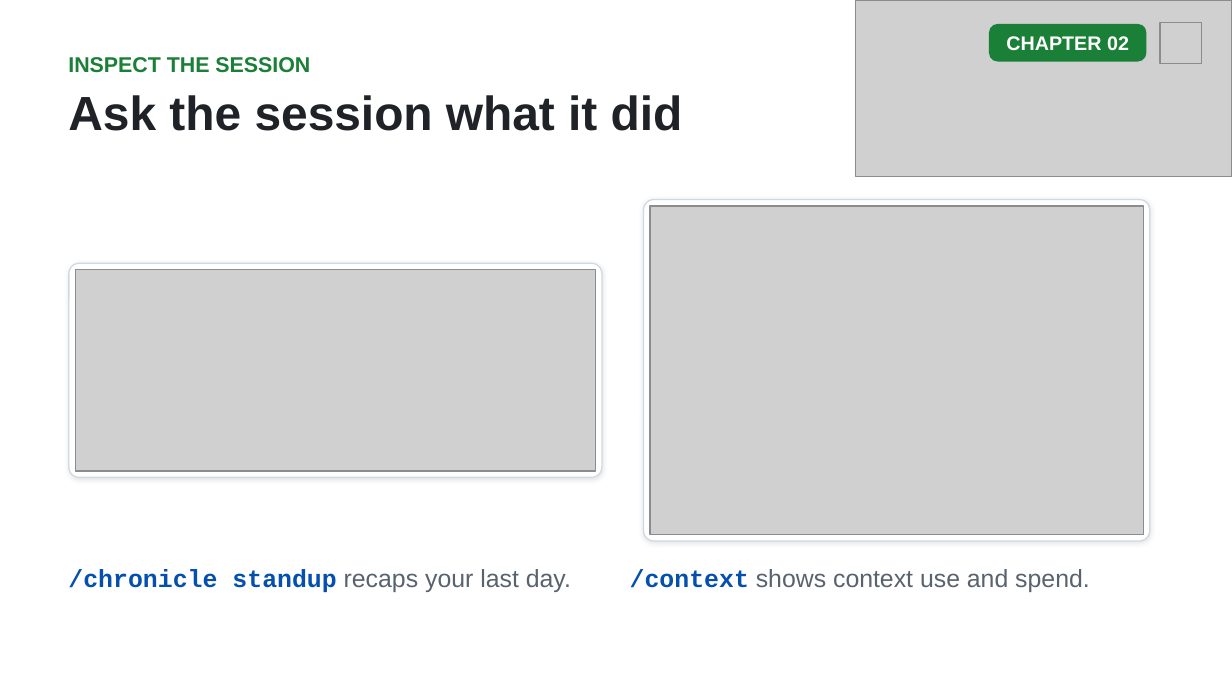
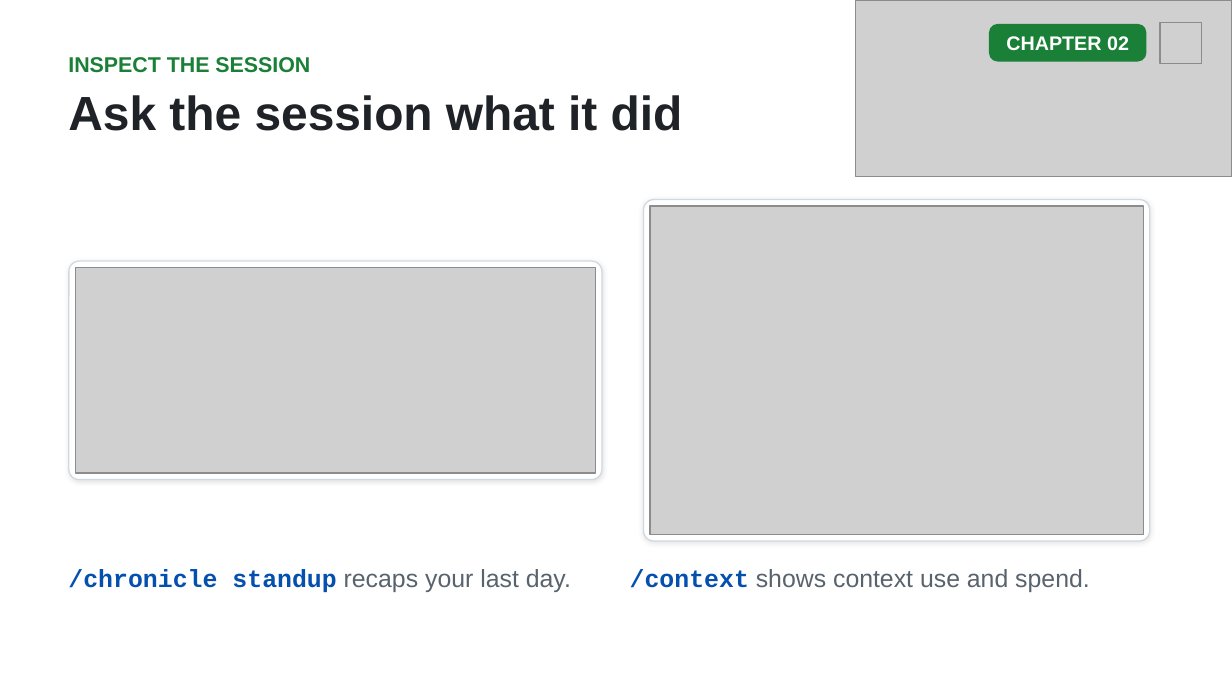
Before and after one commit to github/copilot-app-for-beginners, a slide deck: slide 12 of slides/02-sessions-worktrees-context.pptx. Drawn at 1232x693 pixels with LibreOffice and Linux fonts; fonts in the diff are those of the drawing; grey boxes stand for pictures. Boxes give left, top, right and bottom in pixels: in the first picture for what was removed or moved away, otherwise in the second. Text is boxed around its words. In the diff, an @@ line names an element or a change of style, - is before the commit and + after.

```diff
--- a/slides/02-sessions-worktrees-context.pptx
+++ b/slides/02-sessions-worktrees-context.pptx
@@ rounded rectangle at box(69, 261, 602, 479): proportions changed @@
```
Also in this commit, not shown: 7 other files.
